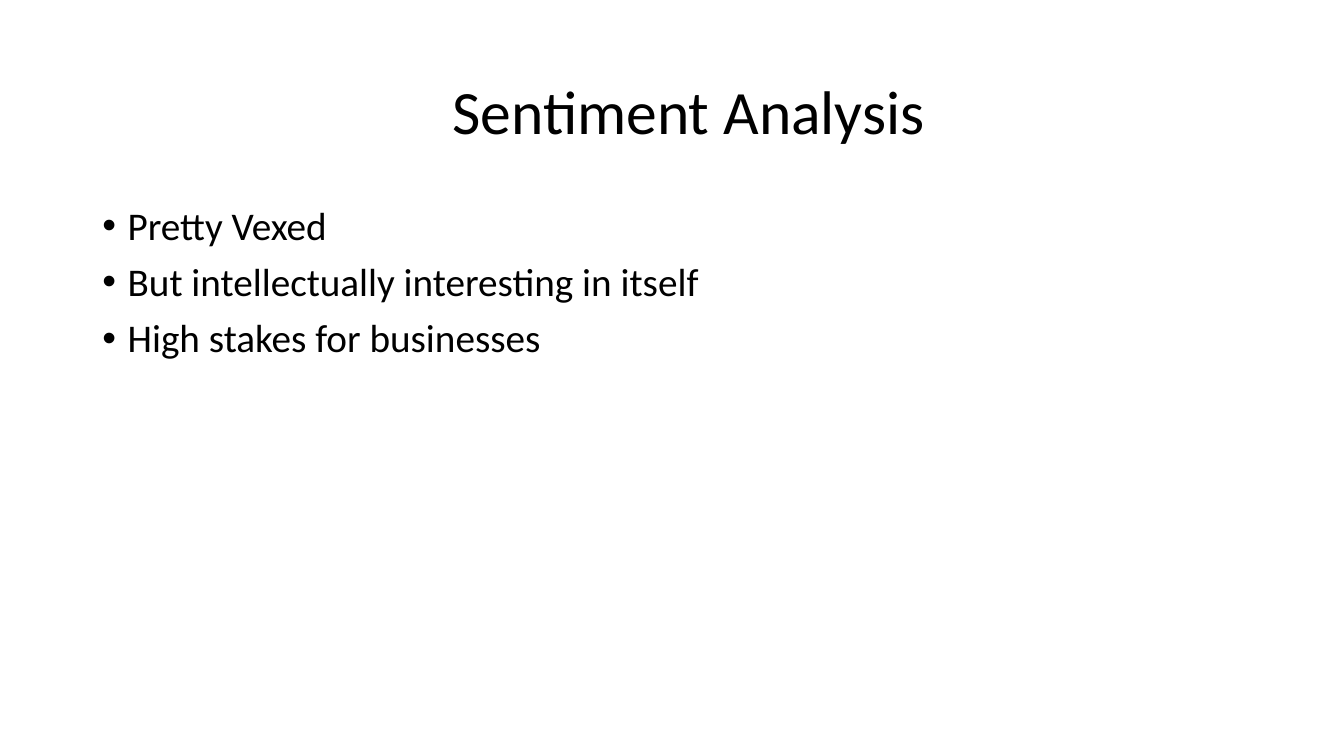
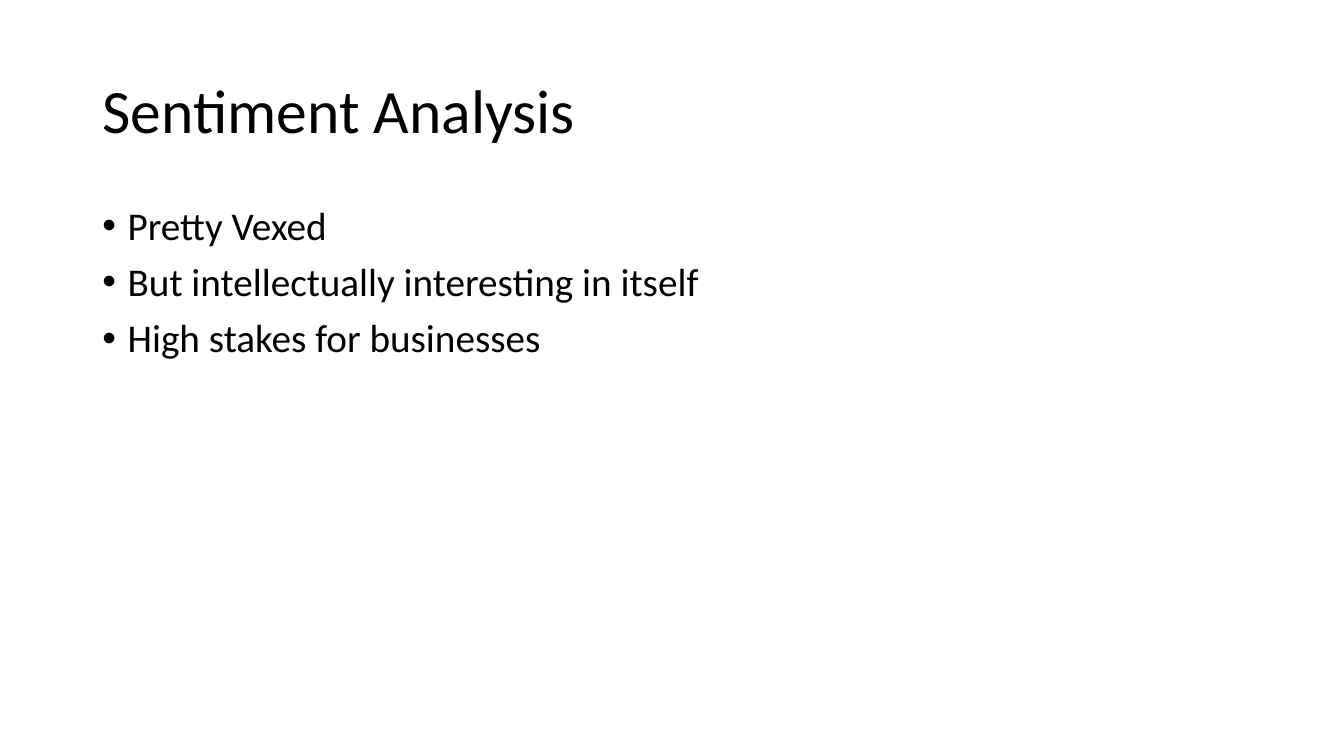
Before and after one commit to scholarslab/praxis, a slide deck: slide 19 of assets/workshop-on-workshops/workshop-on-workshops.pptx. Drawn at 1344x756 pixels with LibreOffice and Linux fonts; fonts in the diff are those of the drawing. Boxes give left, top, right and bottom in pixels: in the first picture for what was removed or moved away, otherwise in the second. Text is boxed around its words. In the diff, an @@ line names an element or a change of style, - is before the commit and + after.

```diff
--- a/assets/workshop-on-workshops/workshop-on-workshops.pptx
+++ b/assets/workshop-on-workshops/workshop-on-workshops.pptx
@@ title "Sentiment Analysis" moved from (x1=452, y1=91, x2=924, y2=144) to (x1=102, y1=90, x2=575, y2=143) @@
@@ title "Sentiment Analysis" at (x1=102, y1=90, x2=575, y2=143): alignment centre to left; line spacing 1 to 0.9 @@
```
Also in this commit, not shown: 5 other slides changed, 1 slide added, 1 other file.
